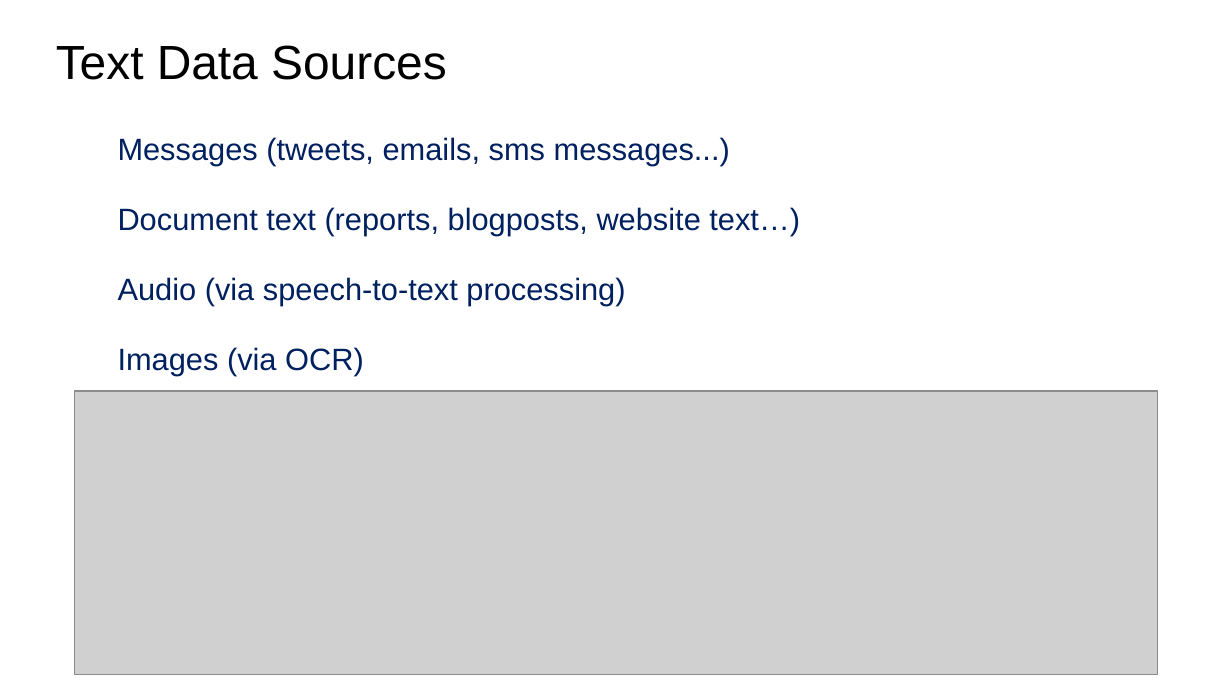
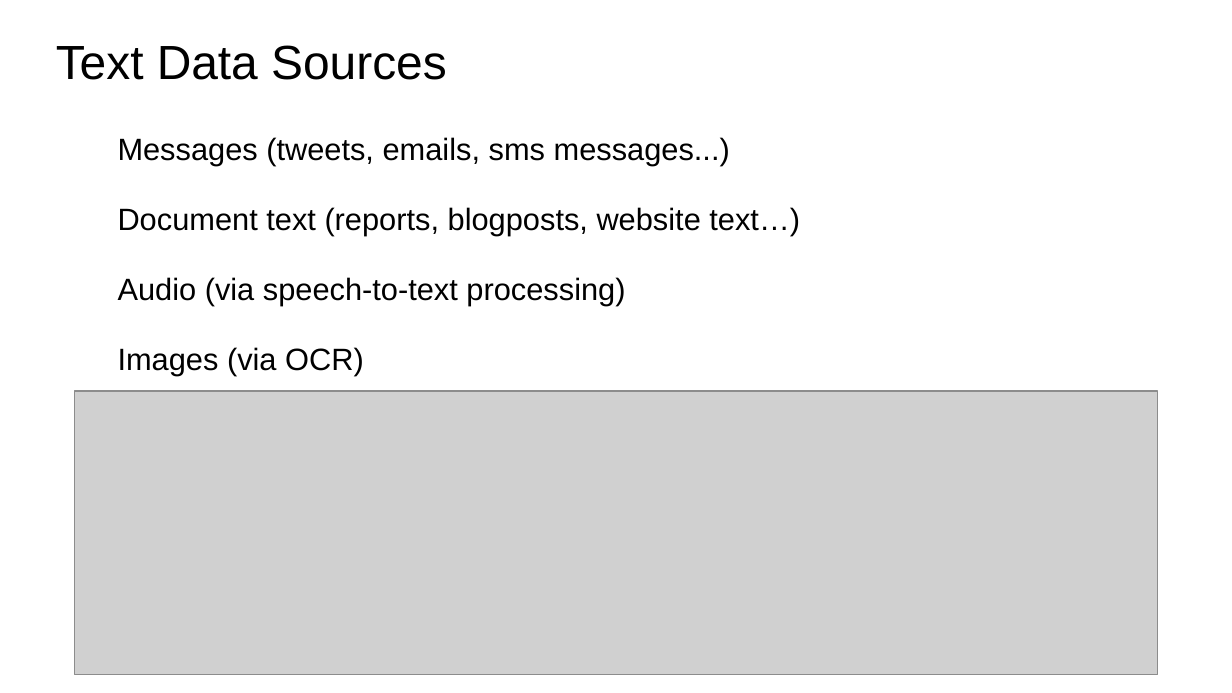
Before and after one commit to bodacea/datascienceforbeginners, a slide deck: slide 5 of Session 07 Text Data.pptx. Drawn at 1232x693 pixels with LibreOffice and Linux fonts; fonts in the diff are those of the drawing; grey boxes stand for pictures. Boxes give left, top, right and bottom in pixels: in the first picture for what was removed or moved away, otherwise in the second. Text is boxed around its words. In the diff, an @@ line names an element or a change of style, - is before the commit and + after.

```diff
--- a/Session 07 Text Data.pptx
+++ b/Session 07 Text Data.pptx
@@ text "Messages (tweets, emails, sms messages...)" at (118, 137, 800, 375): text colour #002060 to #000000 @@
```
Also in this commit, not shown: 6 other slides changed, 5 other files.
